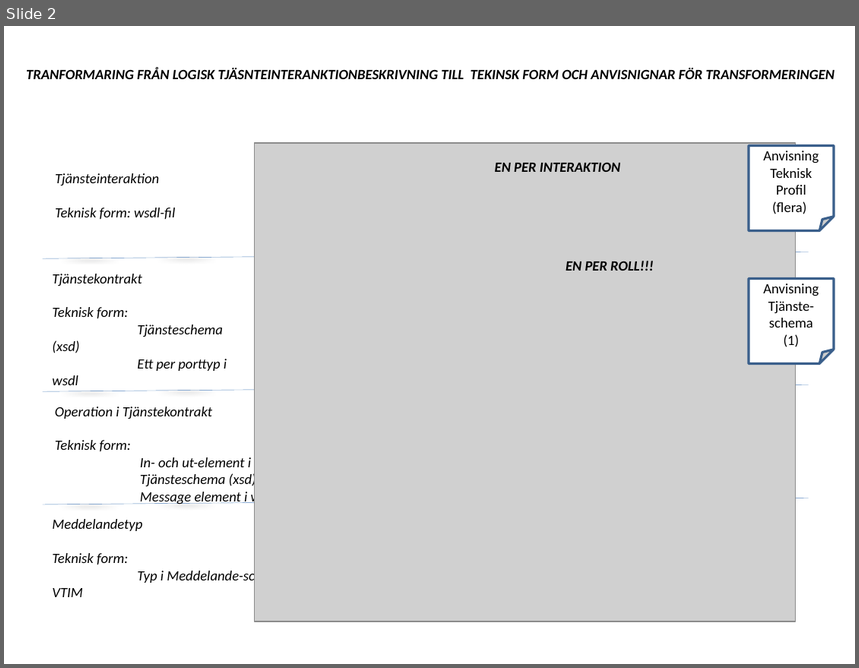
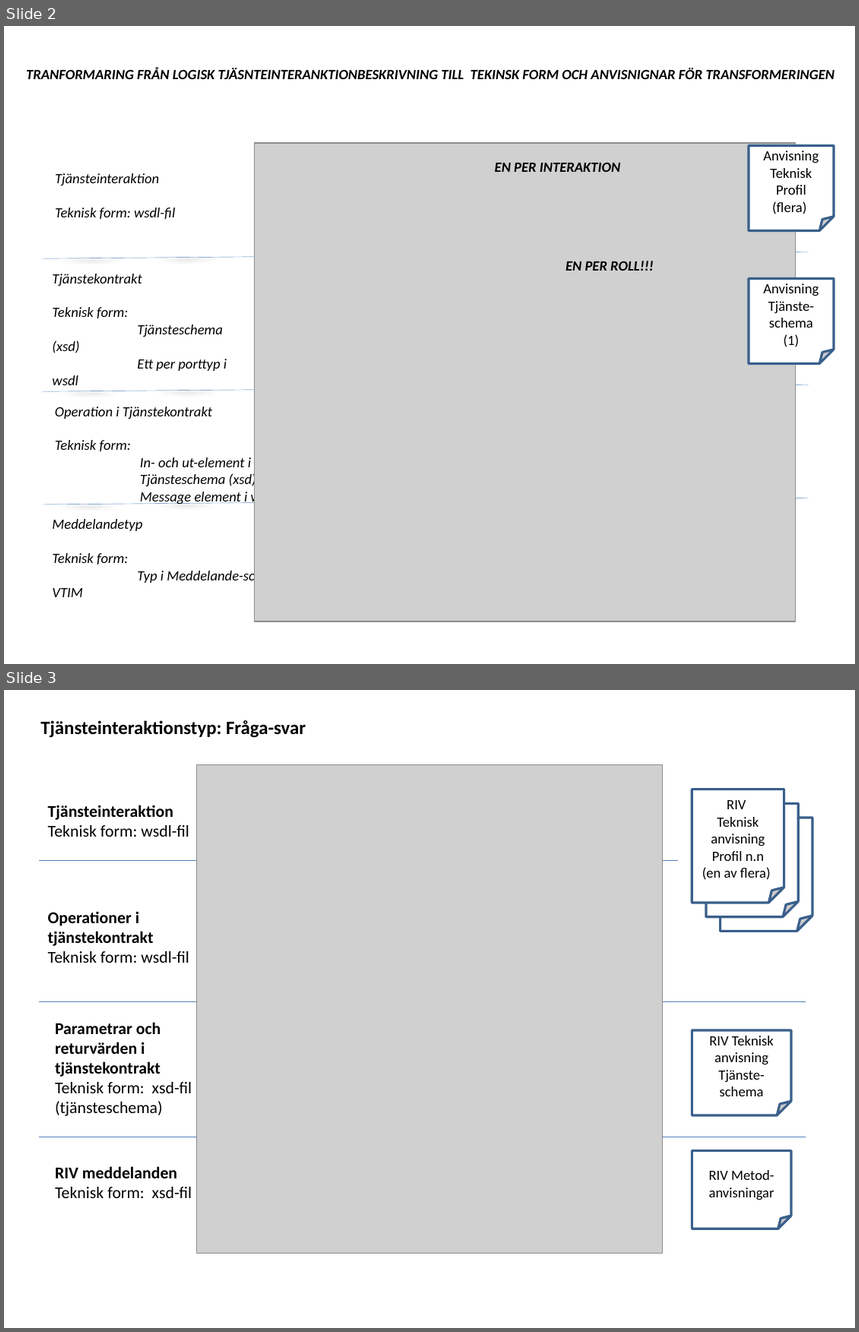
Before and after one commit to admstar/rivta, a slide deck: site/www/images/RIV-förvaltning, Illustrationer.pptx. Shown one above the other, each under a label of ours: slide 2 before the commit, slides 2 and 3 after it. The pictures are 859x668 and 859x1332 pixels, drawn with LibreOffice and Linux fonts; fonts in the diff are those of the drawing; grey boxes stand for pictures. Boxes give left, top, right and bottom in pixels: in the first picture for what was removed or moved away, otherwise in the second. Text is boxed around its words. In the diff, an @@ line names an element or a change of style, - is before the commit and + after.

```diff
--- a/site/www/images/RIV-förvaltning, Illustrationer.pptx
+++ b/site/www/images/RIV-förvaltning, Illustrationer.pptx
@@ slide 3 added at (x1=4, y1=690, x2=855, y2=1328), background #FFFFFF @@
@@ text added at (x1=40, y1=720, x2=306, y2=738), 16 pt, text #000000, bold @@
+Tjänsteinteraktionstyp: Fråga-svar
@@ picture added at (x1=197, y1=765, x2=663, y2=1253) @@
@@ folded corner added at (x1=692, y1=790, x2=784, y2=903), fill #FFFFFF, outline #3A5F8C 2 pt, 12 pt, text #000000 @@
+RIV
+Teknisk anvisning
+Profil n.n
+(en av flera)
@@ folded corner added at (x1=706, y1=803, x2=798, y2=916), fill #FFFFFF, outline #3A5F8C 2 pt @@
@@ text added at (x1=48, y1=805, x2=189, y2=837), 14 pt, text #000000 @@
+Tjänsteinteraktion
+Teknisk form: wsdl-fil
@@ folded corner added at (x1=721, y1=818, x2=813, y2=931), fill #FFFFFF, outline #3A5F8C 2 pt @@
@@ line added from (40, 860) to (678, 860), #4F81BD 0 pt @@
@@ text added at (x1=48, y1=911, x2=189, y2=963), 14 pt, text #000000, bold @@
+Operationer i
+tjänstekontrakt
+Teknisk form: wsdl-fil
@@ line added from (40, 1002) to (806, 1002), #4F81BD 0 pt @@
@@ text added at (x1=55, y1=1022, x2=192, y2=1116), 14 pt, text #000000, bold @@
+Parametrar och
+returvärden i
+tjänstekontrakt
+Teknisk form: xsd-fil
+(tjänsteschema)
@@ folded corner added at (x1=692, y1=1030, x2=791, y2=1116), fill #FFFFFF, outline #3A5F8C 2 pt, 12 pt, text #000000 @@
+RIV Teknisk
+anvisning Tjänste-schema
@@ line added from (40, 1137) to (806, 1137), #4F81BD 0 pt @@
@@ text added at (x1=55, y1=1167, x2=192, y2=1198), 14 pt, text #000000 @@
+RIV meddelanden
+Teknisk form: xsd-fil
@@ folded corner added at (x1=692, y1=1151, x2=791, y2=1230), fill #FFFFFF, outline #3A5F8C 2 pt, 12 pt, text #000000 @@
+RIV Metod-anvisningar
```
Also in this commit, not shown: 2 other slides added, 4 other files.
